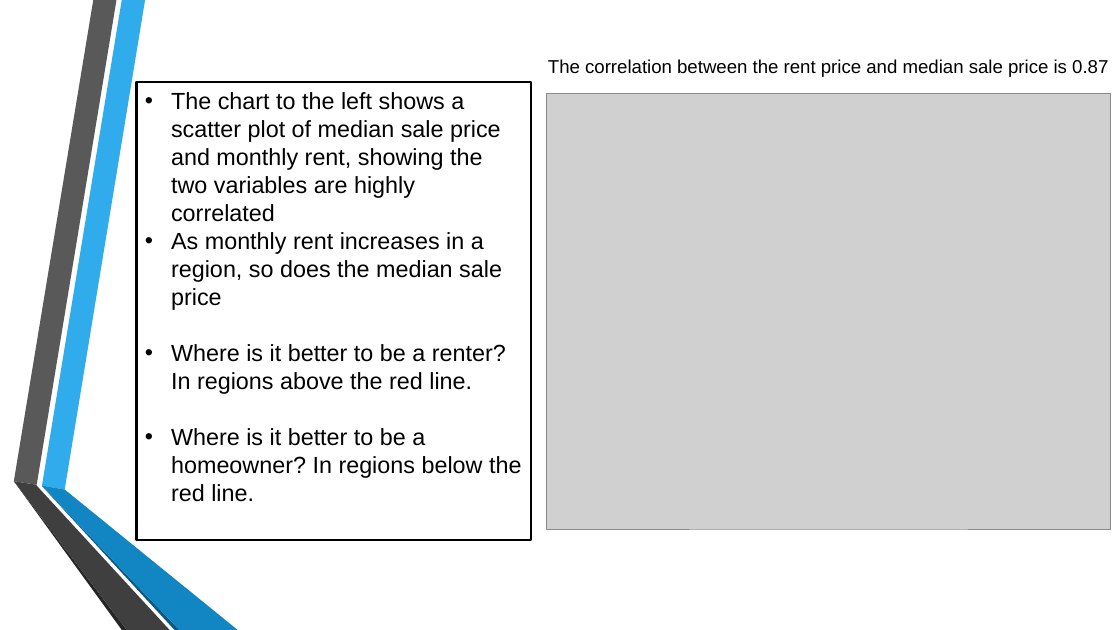
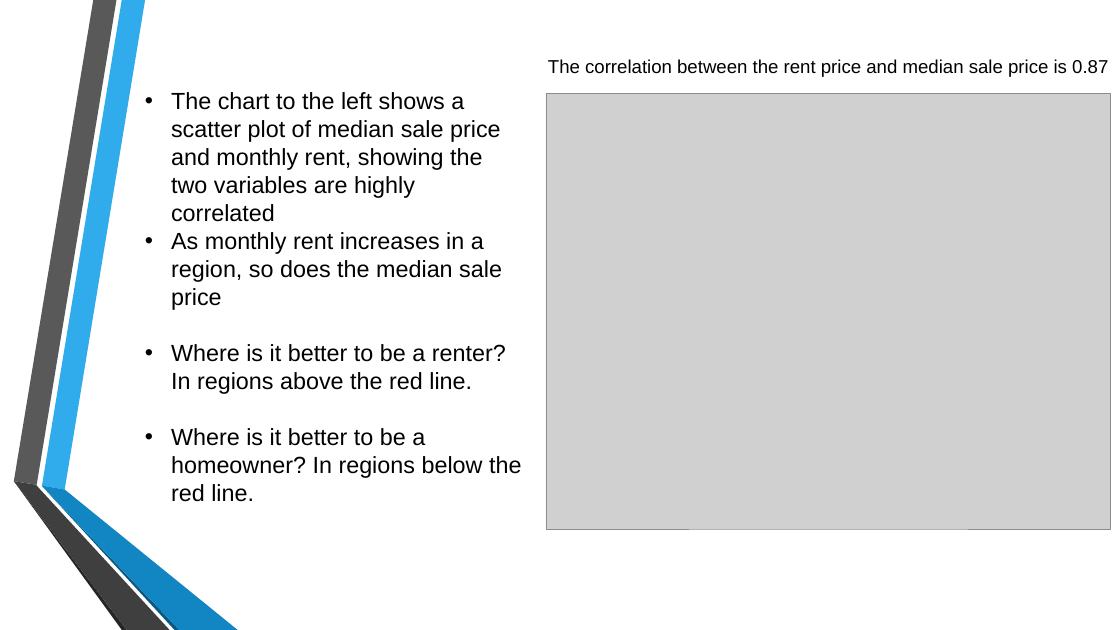
Before and after one commit to josephlomas/Project1_GroupRepo, a slide deck: slide 6 of Real Estate EDA.pptx. Drawn at 1120x630 pixels with LibreOffice and Linux fonts; fonts in the diff are those of the drawing; grey boxes stand for pictures. Boxes give left, top, right and bottom in pixels: in the first picture for what was removed or moved away, otherwise in the second. Text is boxed around its words. In the diff, an @@ line names an element or a change of style, - is before the commit and + after.

```diff
--- a/Real Estate EDA.pptx
+++ b/Real Estate EDA.pptx
@@ rectangle "The chart to the left ..." at <box>137,82,532,540</box>: outline #000000 2 pt to #FFFFFF 2 pt @@
```
Also in this commit, not shown: 11 other slides changed, 1 other file.
